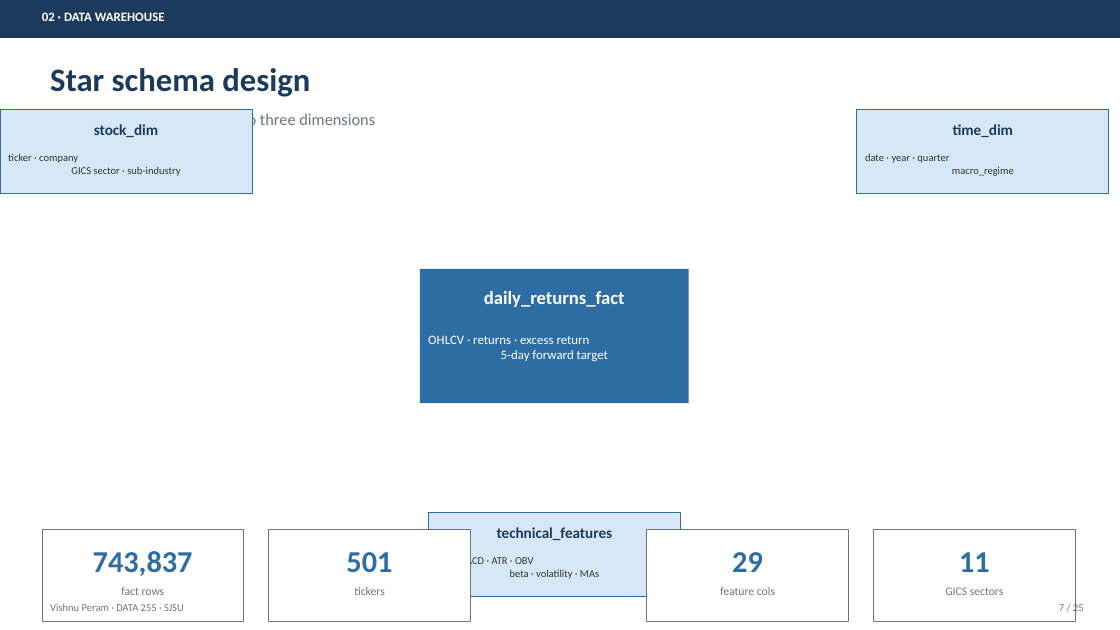
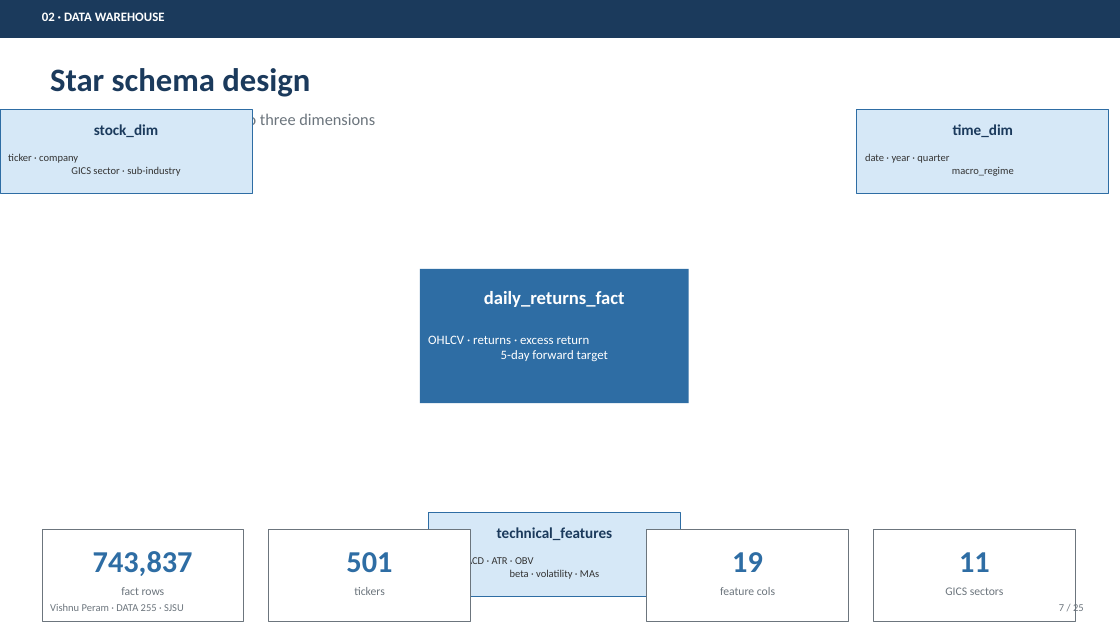
Before and after one commit to PeramVishnuSree/Stock-Behavioral-Clustering-and-Return-Prediction, a slide deck: slide 7 of PRESENTATION.pptx. Drawn at 1120x630 pixels with LibreOffice and Linux fonts; fonts in the diff are those of the drawing. Boxes give left, top, right and bottom in pixels: in the first picture for what was removed or moved away, otherwise in the second. Text is boxed around its words. In the diff, an @@ line names an element or a change of style, - is before the commit and + after.

```diff
--- a/PRESENTATION.pptx
+++ b/PRESENTATION.pptx
@@ text at box(732, 552, 763, 572): text changed @@
-29
+19
```
Also in this commit, not shown: 11 other slides changed, 16 other files.
